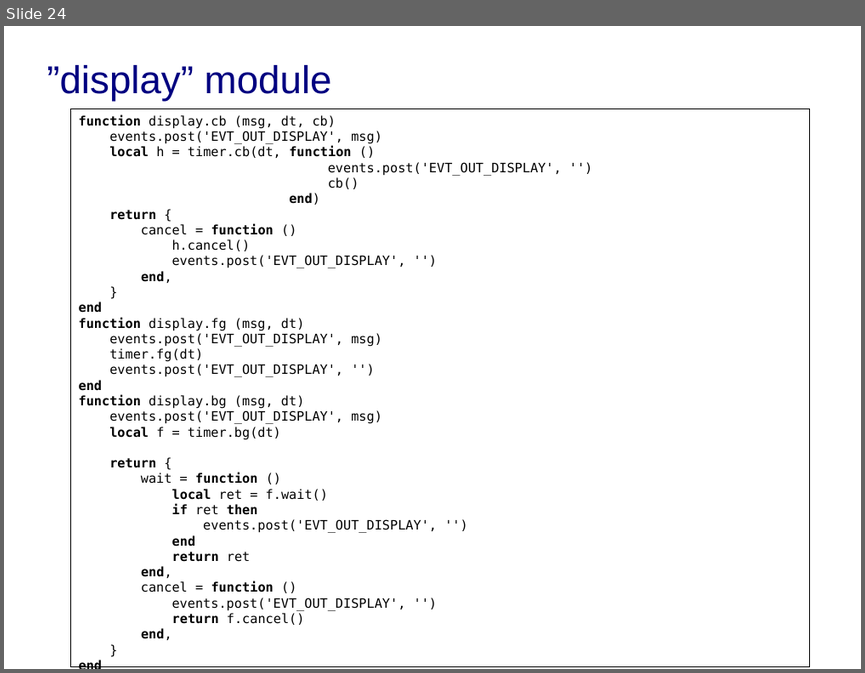
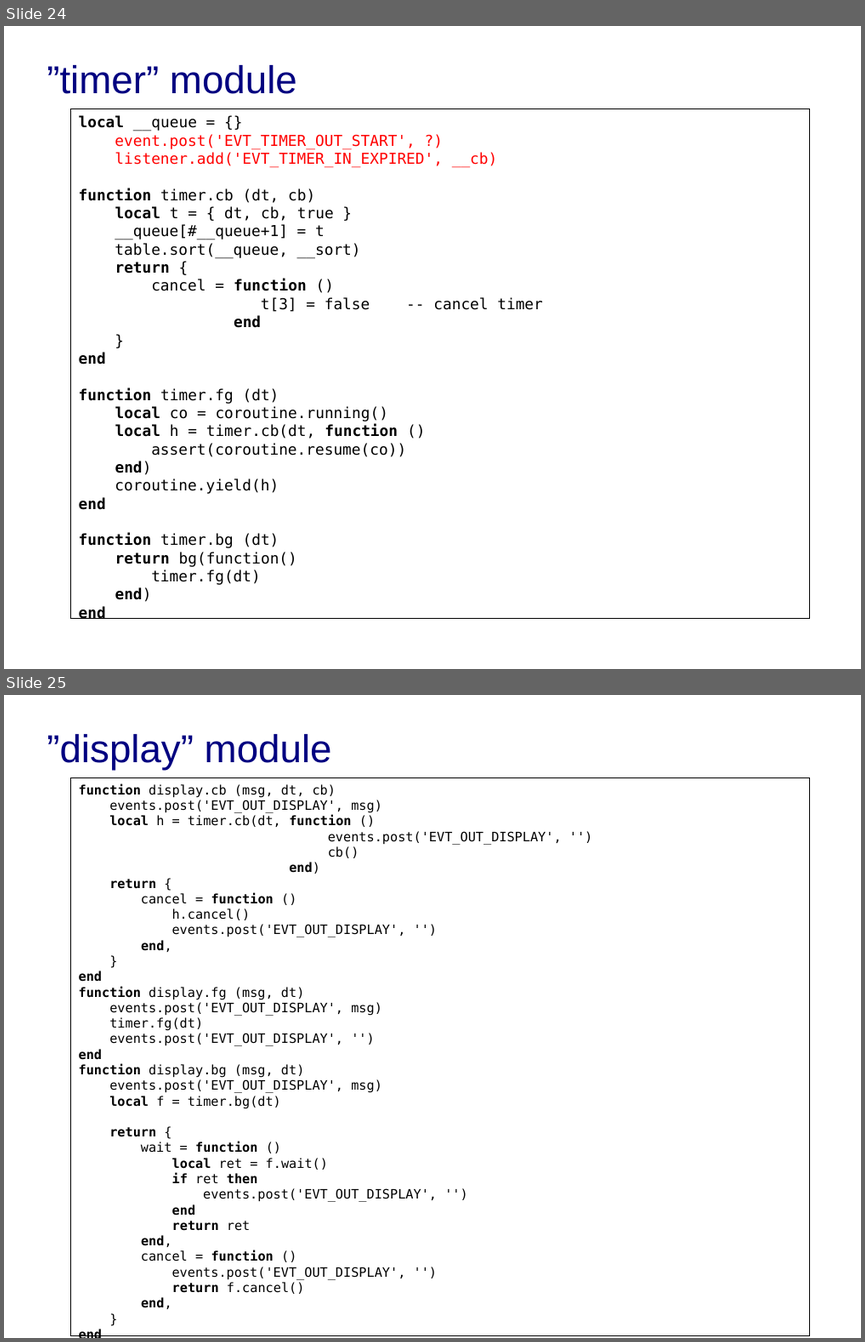
Before and after one commit to fsantanna/events, a slide deck: evt.odp. Shown one above the other, each under a label of ours: slide 24 before the commit, slides 24 and 25 after it. The pictures are 865x673 and 865x1342 pixels, drawn with LibreOffice and Linux fonts; fonts in the diff are those of the drawing; background and template pictures are left out. Boxes give left, top, right and bottom in pixels: in the first picture for what was removed or moved away, otherwise in the second. Text is boxed around its words. In the diff, an @@ line names an element or a change of style, - is before the commit and + after.

```diff
--- a/evt.odp
+++ b/evt.odp
@@ slide 24 added at <box>4,26,861,669</box>, background #FFFFFF @@
@@ title added at <box>46,65,297,94</box>, 36 pt, text #000080 @@
+”timer” module
@@ rectangle added at <box>71,109,810,619</box>, fill #FFFFFF, outline #000000 0 pt, 14 pt, text #000000 @@
+local __queue = {}
+event.post('EVT_TIMER_OUT_START', ?)
+listener.add('EVT_TIMER_IN_EXPIRED', __cb)
+function timer.cb (dt, cb)
+local t = { dt, cb, true }
+__queue[#__queue+1] = t
+table.sort(__queue, __sort)
+return {
+cancel = function ()
+t[3] = false -- cancel timer
+end
+}
+end
+function timer.fg (dt)
+local co = coroutine.running()
+local h = timer.cb(dt, function ()
+assert(coroutine.resume(co))
+end)
+coroutine.yield(h)
+end
+function timer.bg (dt)
+return bg(function()
+timer.fg(dt)
+end)
+end
@@ what was slide 24 is now slide 25 @@
```
Also in this commit, not shown: 4 other files.
